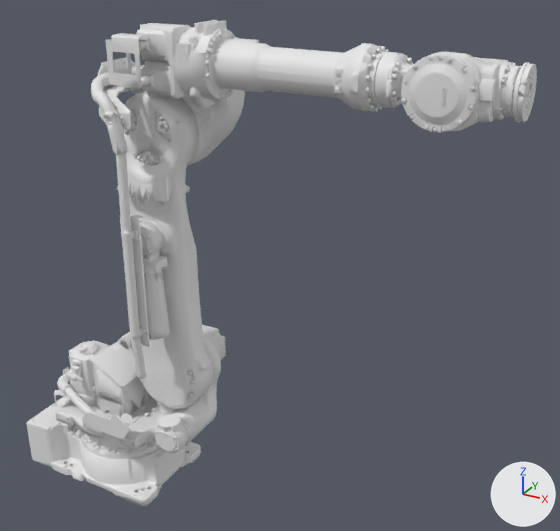
The glTF model gp225_scene.glb: old version first, new version second.
One viewpoint serves both versions: a camera (50 mm lens) standing at (2.3, -2.55, 2.59) and looking at (0.81, 0.17, 1.23). Every picture has the same lights, and +X, +Y and +Z are marked at lower right. The first picture is the older version. Where no turn or scale is listed for an object, it has been applied to the vertices.

The first picture shows 'base_link', 'base_static', 'flange', 'shoulder_link', 'upper_arm', 'wrist_1', 'wrist_2'.
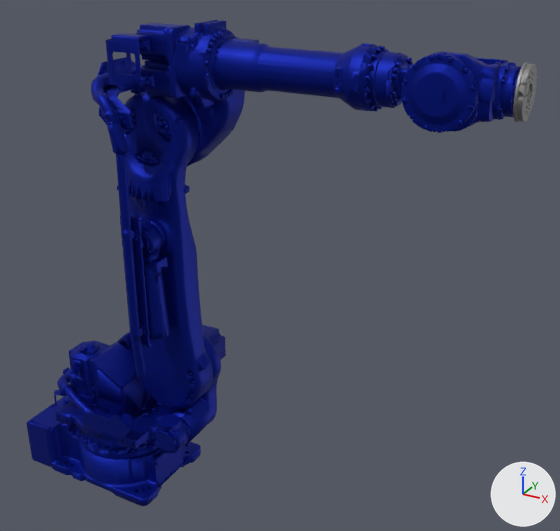
Where the change shows, as pixel boxes (x1, y1, x2, y2) in the pictures (560 x 531 px):
'shoulder_link', recoloured (white to blue)
    both: (116, 91, 213, 409)
'upper_arm', recoloured (white to blue)
    both: (91, 20, 401, 166)
'base_link', recoloured (white to blue)
    both: (54, 325, 226, 454)
'base_static', recoloured (white to blue)
    both: (26, 395, 201, 506)
'wrist_2', recoloured (white to blue)
    both: (401, 52, 522, 133)
'wrist_1', recoloured (white to blue)
    both: (386, 53, 479, 132)
'flange', recoloured (white to grey)
    both: (513, 62, 537, 122)

Diff of the bpy script that builds the scene:
```diff
--- a/gp225_scene.glb.py
+++ b/gp225_scene.glb.py
@@ mat_al_001 @@
+mat_al_001 = principled_material('AL.001')
+mat_al_001.base_color = (0.0, 0.0105, 0.274)  # blue #001a8f
+mat_al_001.metallic = 0.808
+mat_al_001.roughness = 0.53
@@ mat_al_003 @@
+mat_al_003 = principled_material('AL.003')
+mat_al_003.base_color = (0.274, 0.274, 0.274)  # grey #8f8f8f
+mat_al_003.metallic = 0.808
+mat_al_003.roughness = 0.53
@@ me_base_static @@
 me_base_static.from_pydata(...)  # 11186 vertices, 22408 faces; spans x -0.485..0.295, y -0.25..0.25, z 0.0..0.342
+me_base_static.materials.append(mat_al_001)  # blue #001a8f
@@ me_flange @@
 me_flange.from_pydata(...)  # 787 vertices, 1618 faces; spans x 1.773..1.8, y -0.094..0.092, z 2.007..2.194
+me_flange.materials.append(mat_al_003)  # grey #8f8f8f
@@ me_wrist_2 @@
 me_wrist_2.from_pydata(...)  # 9791 vertices, 19579 faces; spans x 1.428..1.778, y -0.175..0.112, z 1.978..2.222
+me_wrist_2.materials.append(mat_al_001)  # blue #001a8f
@@ me_wrist_1 @@
 me_wrist_1.from_pydata(...)  # 5469 vertices, 10934 faces; spans x 1.342..1.672, y -0.156..0.095, z 1.978..2.222
+me_wrist_1.materials.append(mat_al_001)  # blue #001a8f
@@ me_upper_arm @@
 me_upper_arm.from_pydata(...)  # 14835 vertices, 29768 faces; spans x 0.119..1.354, y -0.282..0.344, z 1.608..2.253
+me_upper_arm.materials.append(mat_al_001)  # blue #001a8f
@@ me_shoulder_link @@
 me_shoulder_link.from_pydata(...)  # 10108 vertices, 20256 faces; spans x 0.111..0.524, y -0.28..0.1, z 0.473..1.972
+me_shoulder_link.materials.append(mat_al_001)  # blue #001a8f
@@ me_base_link @@
 me_base_link.from_pydata(...)  # 15012 vertices, 30176 faces; spans x -0.345..0.487, y -0.279..0.348, z 0.315..0.86
+me_base_link.materials.append(mat_al_001)  # blue #001a8f
```
